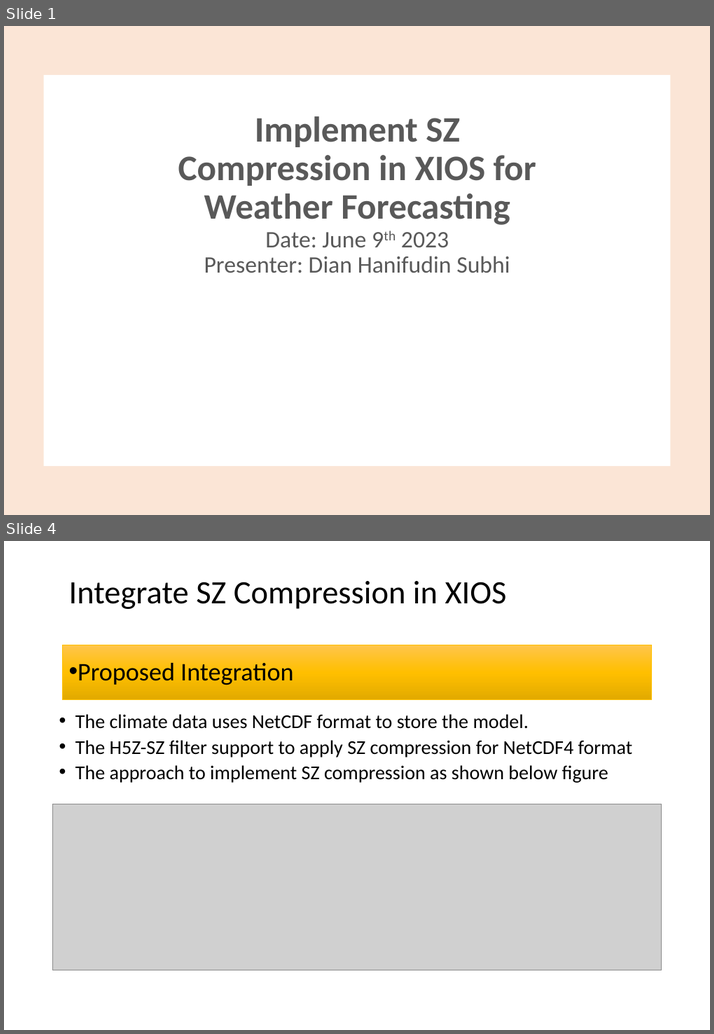
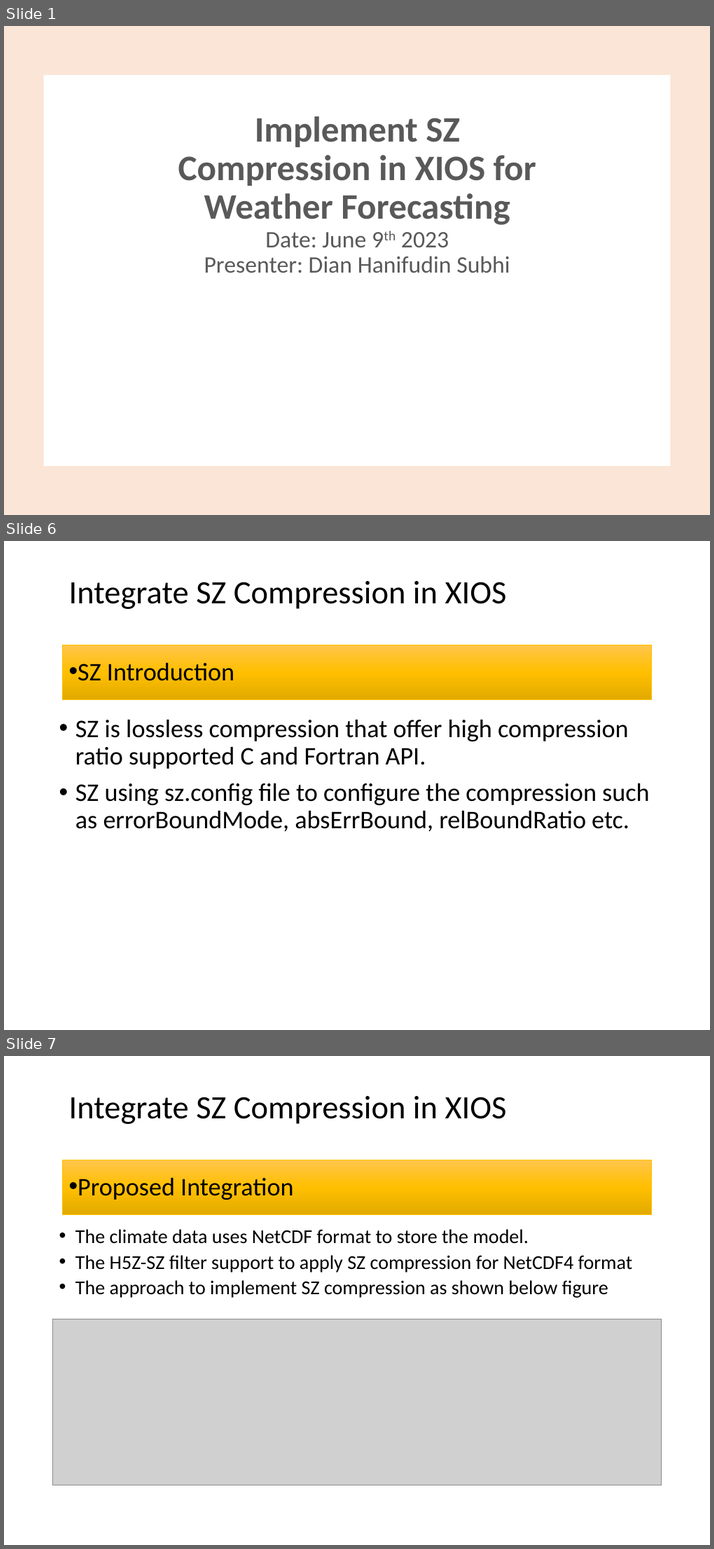
Before and after one commit to dhanifudin/presentation, a slide deck: XIOS-SZ CompressionV2.pptx. Shown one above the other, each under a label of ours: slides 1 and 4 before the commit, slides 1, 6 and 7 after it; the slides between them are not shown. The pictures are 714x1034 and 714x1549 pixels, drawn with LibreOffice and Linux fonts; fonts in the diff are those of the drawing; grey boxes stand for pictures. Boxes give left, top, right and bottom in pixels: in the first picture for what was removed or moved away, otherwise in the second. Text is boxed around its words. In the diff, an @@ line names an element or a change of style, - is before the commit and + after.

```diff
--- a/XIOS-SZ CompressionV2.pptx
+++ b/XIOS-SZ CompressionV2.pptx
@@ slide 6 added at [4,541,710,1030], background #FFFFFF @@
@@ title added at [69,581,507,609], 36 pt, text #000000 @@
+Integrate SZ Compression in XIOS
@@ rectangle added at [63,645,652,700], fill gradient #FFC64B to #FFC000 to #E3AB00, outline #FFC000 0.5 pt, 28 pt, text #000000 @@
+• SZ Introduction
@@ text added at [75,719,649,831], 28 pt, text #000000 @@
+• SZ is lossless compression that offer high compression ratio supported C and Fortran API.
+• SZ using sz.config file to configure the compression such as errorBoundMode, absErrBound, relBoundRatio etc.
@@ what was slide 4 is now slide 7 @@
```
Also in this commit, not shown: 1 slide changed, 2 other slides added.
